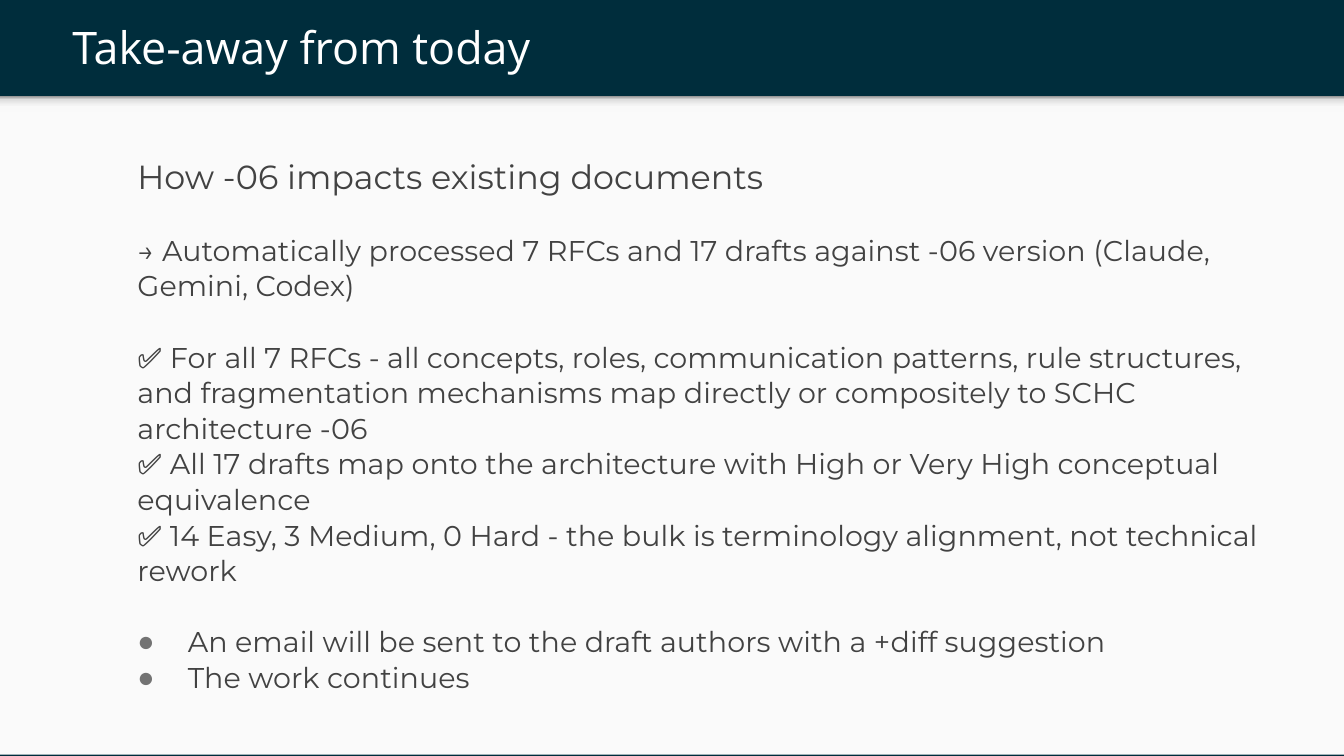
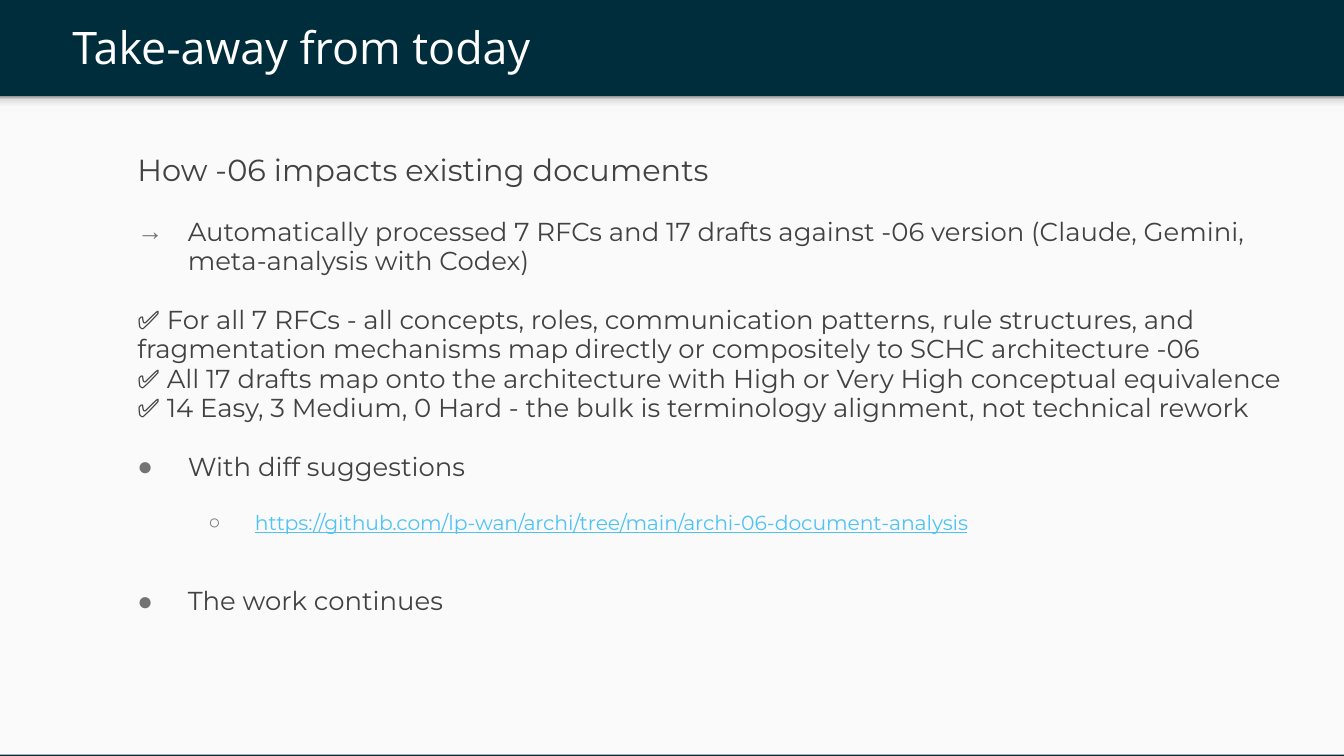
Before and after one commit to lp-wan/archi, a slide deck: slide 6 of slides-side-meeting-2026-schc-architecture-1.pptx. Drawn at 1344x756 pixels with LibreOffice and Linux fonts; fonts in the diff are those of the drawing; background and template pictures are left out. Boxes give left, top, right and bottom in pixels: in the first picture for what was removed or moved away, otherwise in the second. Text is boxed around its words. In the diff, an @@ line names an element or a change of style, - is before the commit and + after.

Commit message:
docs: update IETF 126 SCHC architecture side-meeting slides

```diff
--- a/slides-side-meeting-2026-schc-architecture-1.pptx
+++ b/slides-side-meeting-2026-schc-architecture-1.pptx
@@ text at (x1=137, y1=158, x2=1281, y2=610): size 17.9 to 16.3 pt in "How -06 impacts existing documents"; size 15.3 to 13.9 pt in "✅ For all 7 RFCs - all ...", "✅ All 17 drafts map onto the ...", "✅ 14 Easy, 3 Medium, 0 Hard ...", "The work continues"; line spacing 1.05 to 0.95 @@
@@ text at (x1=188, y1=221, x2=1244, y2=275): text changed; size 15.3 to 13.9 pt @@
-→ Automatically processed 7 RFCs and 17 drafts against -06 version (Claude, Gemini, Codex)
+→ Automatically processed 7 RFCs and 17 drafts against -06 version (Claude, Gemini, meta-analysis with Codex)
@@ text at (x1=188, y1=456, x2=968, y2=534): text changed; size 15.3 to 10.8 pt; text colour #424242 to #4FC3F7 @@
-● An email will be sent to the draft authors with a +diff suggestion
+● With diff suggestions
+  ○ https://github.com/lp-wan/archi/tree/main/archi-06-document-analysis
```
Also in this commit, not shown: 1 other file.
